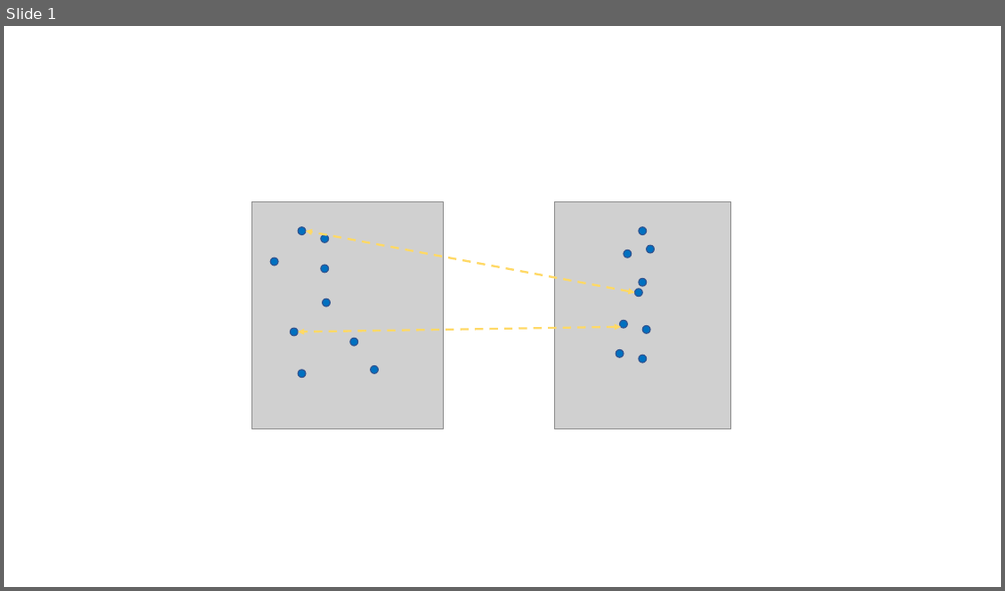
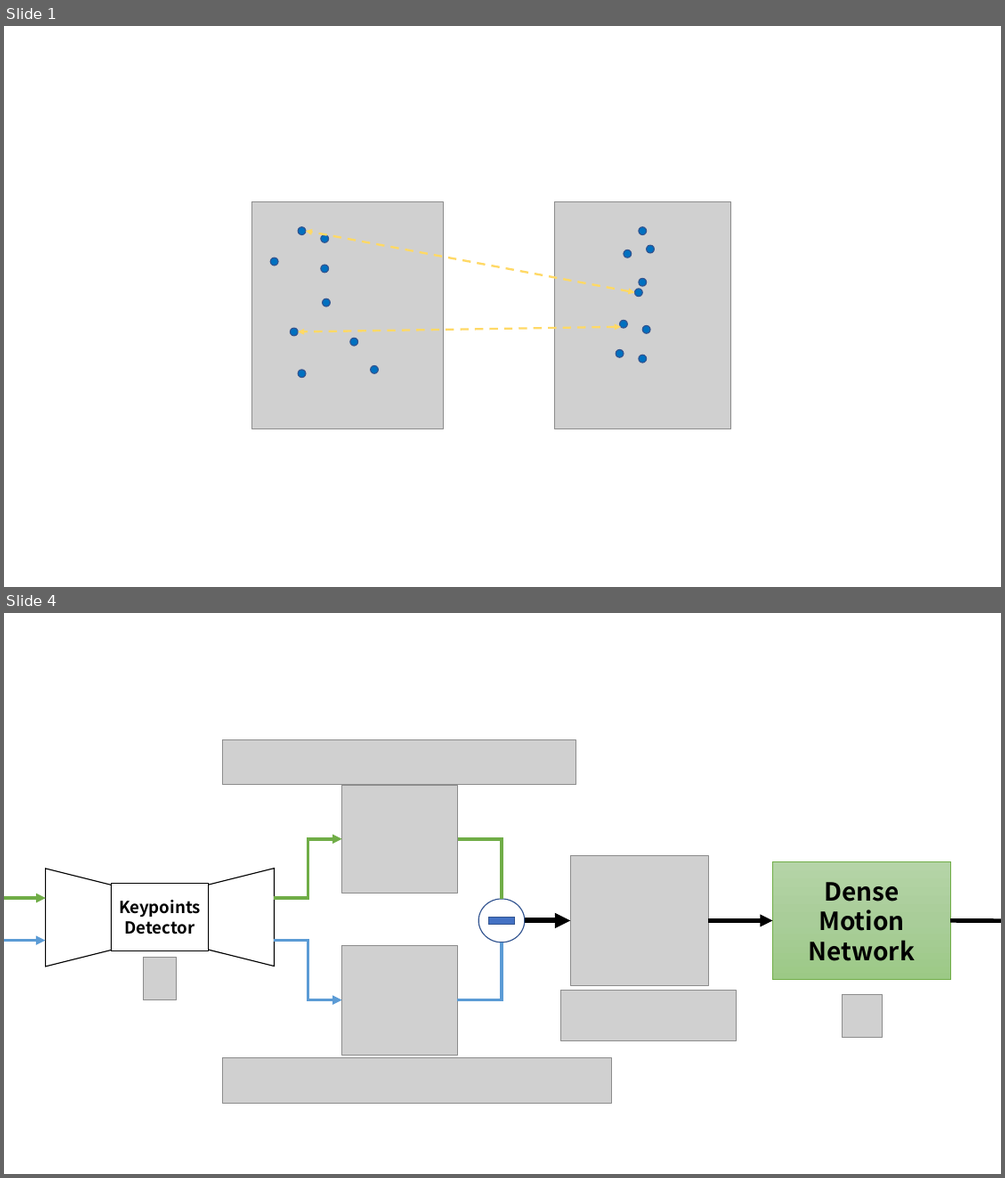
Before and after one commit to FesianXu/AI_Blog, a slide deck: 0阶运动与1阶运动在图片动画化中的应用/imgs/素材.pptx. Shown one above the other, each under a label of ours: slide 1 before the commit, slides 1 and 4 after it; the slides between them are not shown. The pictures are 1005x591 and 1005x1178 pixels, drawn with LibreOffice and Linux fonts; fonts in the diff are those of the drawing; grey boxes stand for pictures; background and template pictures are left out. Boxes give left, top, right and bottom in pixels: in the first picture for what was removed or moved away, otherwise in the second. Text is boxed around its words. In the diff, an @@ line names an element or a change of style, - is before the commit and + after.

```diff
--- a/0阶运动与1阶运动在图片动画化中的应用/imgs/素材.pptx
+++ b/0阶运动与1阶运动在图片动画化中的应用/imgs/素材.pptx
@@ slide 4 added at (x1=4, y1=613, x2=1001, y2=1174), background #FFFFFF @@
@@ group added at (x1=4, y1=740, x2=1001, y2=1102): 8 pictures, 4 elbow arrows, 3 arrows, 2 trapezoids, 2 rectangles, 2 elbow lines, 1 math minus, 1 ellipse @@
+Keypoints
+Detector
+Dense Motion Network
```
Also in this commit, not shown: 3 other slides added, 10 other files.
